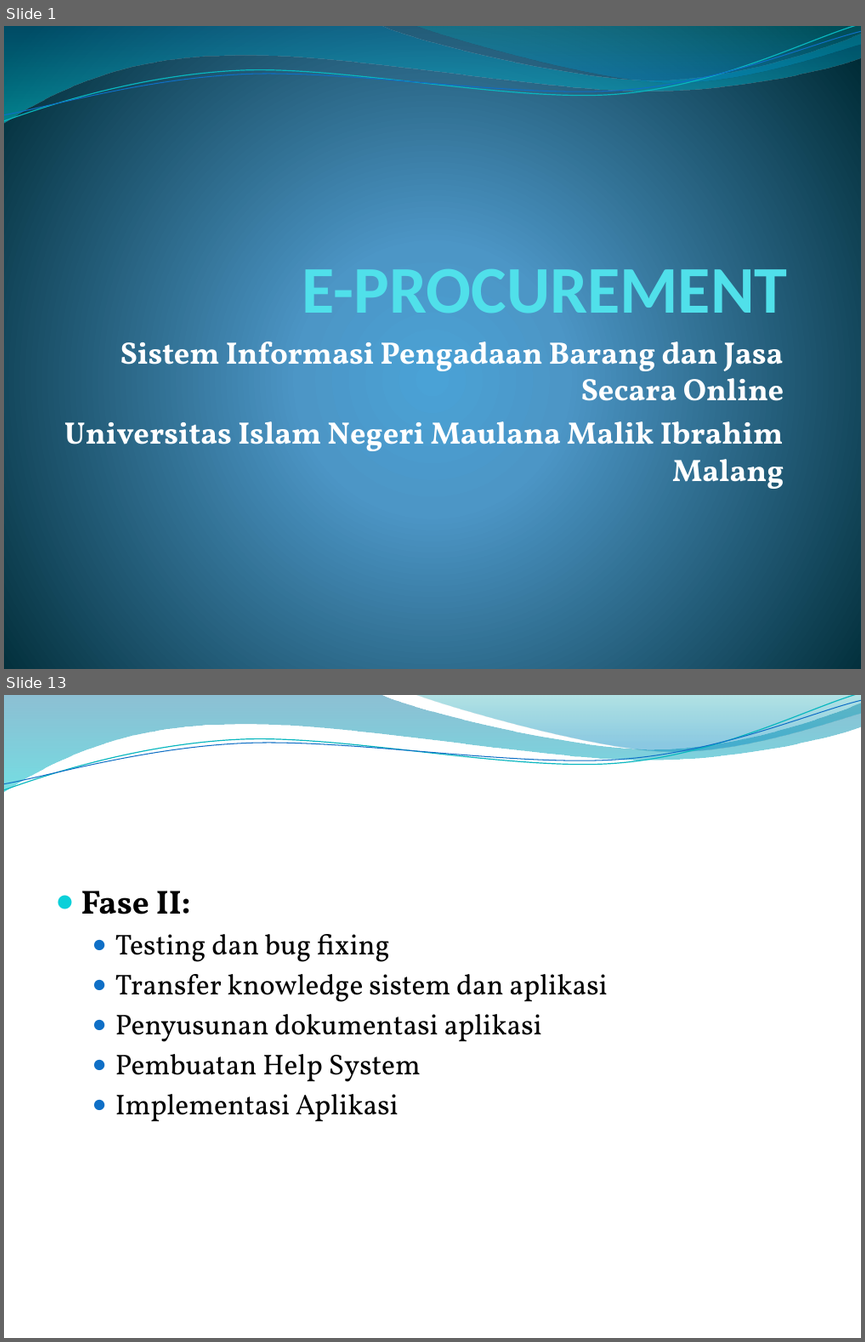
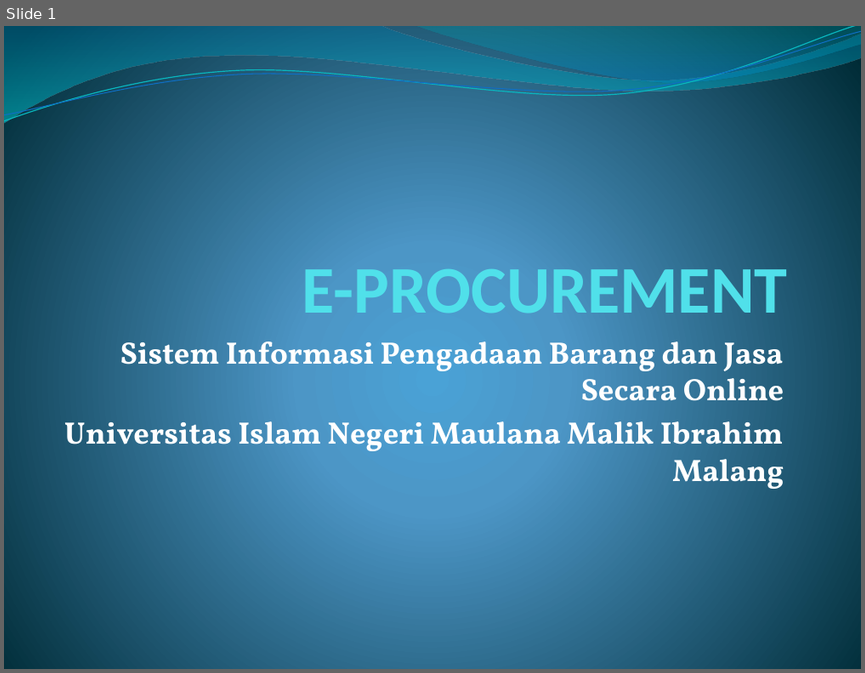
Before and after one commit to tarecha/mppl-f, a slide deck: Dokumen/Proposal/PPT E-PROCUREMENT SIM.pptx. Shown one above the other, each under a label of ours: slides 1 and 13 before the commit, slide 1 after it; the slides between them are not shown. The pictures are 865x1342 and 865x673 pixels, drawn with LibreOffice and Linux fonts; fonts in the diff are those of the drawing; background and template pictures are left out. Boxes give left, top, right and bottom in pixels: in the first picture for what was removed or moved away, otherwise in the second. Text is boxed around its words. In the diff, an @@ line names an element or a change of style, - is before the commit and + after.

```diff
--- a/Dokumen/Proposal/PPT E-PROCUREMENT SIM.pptx
+++ b/Dokumen/Proposal/PPT E-PROCUREMENT SIM.pptx
@@ slide 13 removed at (x1=4, y1=695, x2=861, y2=1338), background picture (left out); not listed: 4 template elements that a slide beside it also shows @@
@@ text removed at (x1=81, y1=891, x2=607, y2=1122) @@
-● Fase II:
-  ● Testing dan bug fixing
-  ● Transfer knowledge sistem dan aplikasi
-  ● Penyusunan dokumentasi aplikasi
-  ● Pembuatan Help System
-  ● Implementasi Aplikasi
```
Also in this commit, not shown: 13 slides changed, 1 slide added.
